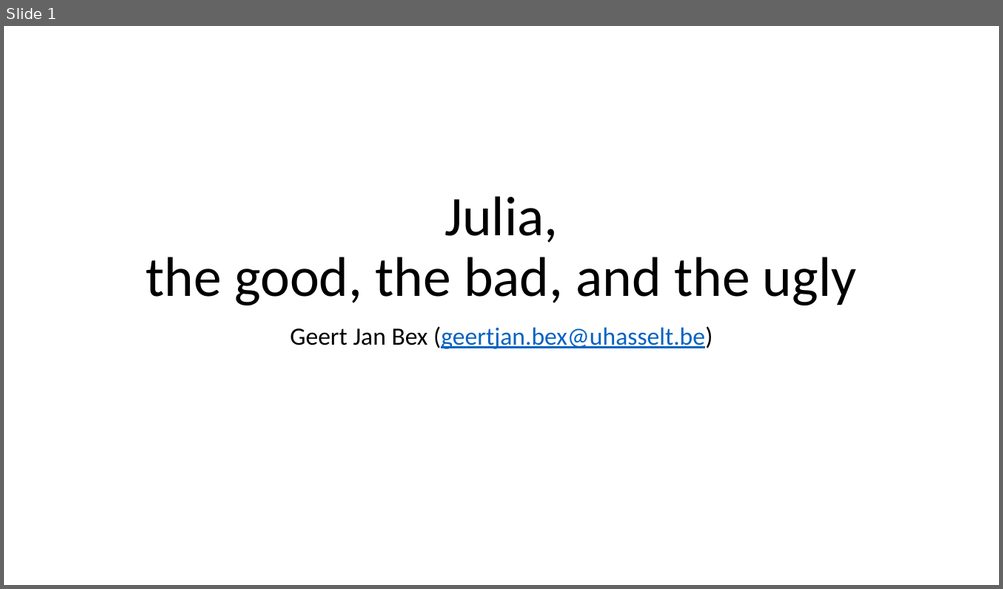
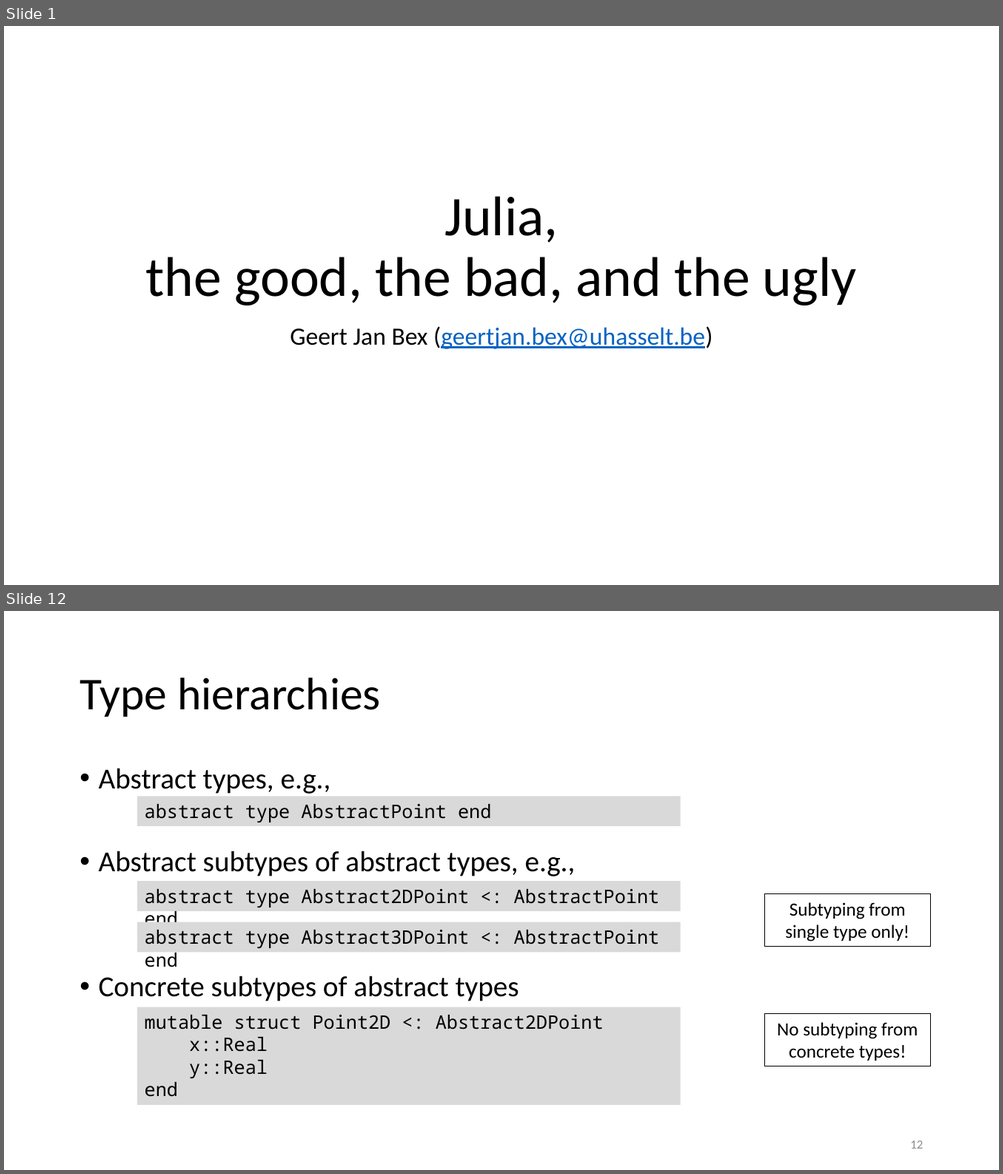
Before and after one commit to gjbex/Julia_good_bad_ugly, a slide deck: Julia,_good_back_ugly.pptx. Shown one above the other, each under a label of ours: slide 1 before the commit, slides 1 and 12 after it; the slides between them are not shown. The pictures are 1003x589 and 1003x1174 pixels, drawn with LibreOffice and Linux fonts; fonts in the diff are those of the drawing. Boxes give left, top, right and bottom in pixels: in the first picture for what was removed or moved away, otherwise in the second. Text is boxed around its words. In the diff, an @@ line names an element or a change of style, - is before the commit and + after.

Commit message:
Add slides on abstract types, subtypes and traits

```diff
--- a/Julia,_good_back_ugly.pptx
+++ b/Julia,_good_back_ugly.pptx
@@ slide 12 added at [4,611,999,1170], background #FFFFFF @@
@@ title added at [79,678,380,717], 44 pt, text #000000 @@
+Type hierarchies
@@ text added at [99,768,575,1002], 28 pt, text #000000 @@
+• Abstract types, e.g.,
+• Abstract subtypes of abstract types, e.g.,
+• Concrete subtypes of abstract types
@@ rectangle added at [136,796,680,826], fill #D9D9D9, 18 pt, text #000000 @@
+abstract type AbstractPoint end
@@ rectangle added at [136,881,680,911], fill #D9D9D9, 18 pt, text #000000 @@
+abstract type Abstract2DPoint <: AbstractPoint end
@@ rectangle added at [764,894,930,947], outline #000000 0.75 pt, 18 pt, text #000000 @@
+Subtyping from single type only!
@@ rectangle added at [136,922,680,952], fill #D9D9D9, 18 pt, text #000000 @@
+abstract type Abstract3DPoint <: AbstractPoint end
@@ rectangle added at [136,1007,680,1105], fill #D9D9D9, 18 pt, text #000000 @@
+mutable struct Point2D <: Abstract2DPoint
+x::Real
+y::Real
+end
@@ rectangle added at [764,1014,930,1067], outline #000000 0.75 pt, 18 pt, text #000000 @@
+No subtyping from concrete types!
@@ page number added at [910,1141,922,1149], 12 pt, text #8C8C8C @@
+12
```
Also in this commit, not shown: 11 slides changed, 4 other slides added, 1 slide removed.
